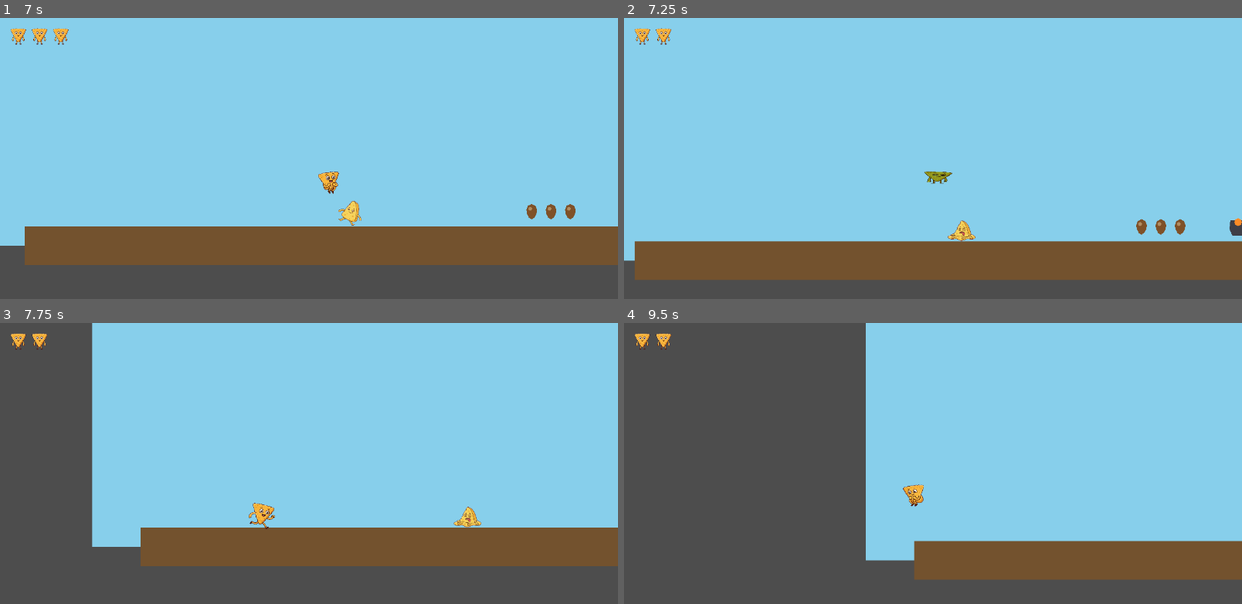
Above: before the commit, frames 1-4 (two rows, left to right).
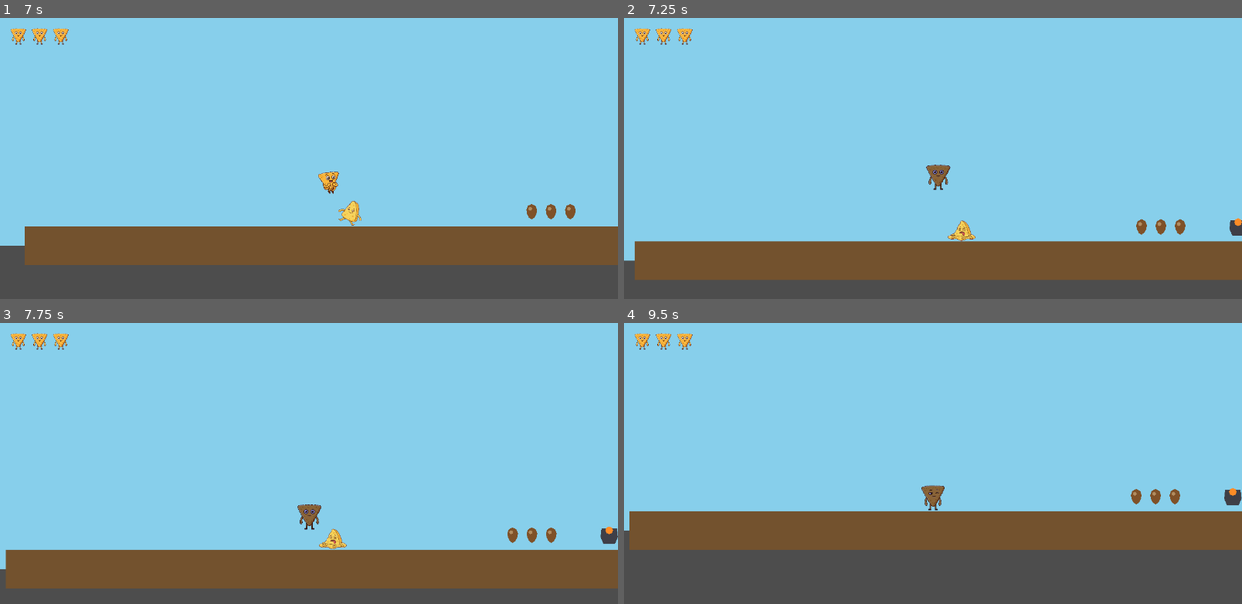
Above: after the commit, the same moments.

Repository: polkfarody/cornchipday
Game: Godot game, scene res://scenes/Level1.tscn
Two runs of this game, one before a commit and one after it. Both use one fixed random seed, a clock stepped at 60 frames per second and the inputs below.
Inputs:
- Up to frame 1 (7 s): tap Enter (ui_accept) at 0.5, 0.77, 1.52, 3.02, 3.77, 4.52, 6.02, 6.77 s; hold Right (ui_right) 0.53-2.03 s; hold Left (ui_left) 2.03-4.28 s; hold Right (ui_right) from 4.28 s (still down)
- Up to frame 2 (7.25 s): keep holding Right (ui_right)
- Up to frame 3 (7.75 s): keep holding Right (ui_right); tap Enter (ui_accept) at 7.52 s
- Up to frame 4 (9.5 s): release Right (ui_right) at 8.03 s; hold Left (ui_left) from 8.03 s (still down); tap Enter (ui_accept) at 9.02 s

Frame 1 is identical in both runs. In frame 2, 0.4% of the frame differs, in the area x 8-54%, y 3-62%; in frame 3, 28%; in frame 4, 45%, in the area x 0-100%, y 0-92%.

Commit message:
Build Cheese's sleep-for-10-seconds effect (FB14)

Diff:
--- a/scenes/CheeseEnemy.tscn
+++ b/scenes/CheeseEnemy.tscn
@@ -60,6 +60,7 @@
 max_health = 1
 move_speed = 50.0
 patrol_half_width = 40.0
+sleep_duration = 10.0
 
 [node name="CollisionShape2D" type="CollisionShape2D" parent="."]
 position = Vector2(0, 5)
--- a/scripts/boss.gd
+++ b/scripts/boss.gd
@@ -16,6 +16,7 @@
 @export var projectile_speed: float = 160.0
 @export var ingredient_scene: PackedScene
 @export var ingredient_spawn_position: Vector2
+@export var sleep_duration: float = 0.0  # > 0: a side touch puts the player to sleep instead of the normal hit stun (Cheese)
 
 @onready var sprite: AnimatedSprite2D = $Sprite
 @onready var hurt_area: Area2D = $HurtArea
@@ -80,6 +81,8 @@
 	var is_stomp: bool = body.velocity.y > 0.0 and body.global_position.y < global_position.y - 10.0
 	if is_stomp:
 		_take_stomp_hit(body)
+	elif sleep_duration > 0.0 and body.has_method("put_to_sleep"):
+		body.put_to_sleep(sleep_duration)
 	elif body.has_method("hit_by_obstacle"):
 		body.hit_by_obstacle()
 
--- a/scripts/player.gd
+++ b/scripts/player.gd
@@ -10,6 +10,7 @@
 const RUN_TILT_DEGREES := 6.0
 const SPIN_DURATION := 1.0
 const SPIN_TINT := Color(1.3, 1.3, 0.6)
+const SLEEP_TINT := Color(0.55, 0.55, 0.9)
 
 # Emitted on every hit (obstacle or enemy), whatever the source -- Level1
 # listens to this to track lives, so any new hazard type gets lives-tracking
@@ -20,6 +21,7 @@
 
 var spawn_position: Vector2
 var is_stunned := false
+var is_asleep := false
 var run_cycle_time := 0.0
 
 # Air Fryer power-up (feature.md FB7/FB10): once granted, pressing Up briefly
@@ -35,7 +37,7 @@
 	if not is_on_floor():
 		velocity.y += GRAVITY * delta
 
-	if is_stunned:
+	if is_stunned or is_asleep:
 		velocity.x = 0.0
 		move_and_slide()
 		return
@@ -95,7 +97,7 @@
 # Level1 is what actually decrements the 3-life counter and restarts the
 # level at 0, keeping this stumble-and-recover feel unchanged either way.
 func hit_by_obstacle() -> void:
-	if is_stunned:
+	if is_stunned or is_asleep:
 		return
 	is_stunned = true
 	player_hit.emit()
@@ -114,3 +116,17 @@
 	sprite.scale = SPRITE_SCALE
 	sprite.modulate = Color.WHITE if not is_spinning else SPIN_TINT
 	is_stunned = false
+
+# Cheese's signature effect (characters.txt Bestiary by Level, Level 2):
+# a timed incapacitation rather than a hit -- no life lost, just input
+# disabled for `duration` seconds while Cornchip naps in place.
+func put_to_sleep(duration: float) -> void:
+	if is_stunned or is_asleep:
+		return
+	is_asleep = true
+	velocity = Vector2.ZERO
+	sprite.play("idle")
+	sprite.modulate = SLEEP_TINT
+	await get_tree().create_timer(duration).timeout
+	is_asleep = false
+	sprite.modulate = Color.WHITE if not is_spinning else SPIN_TINT
